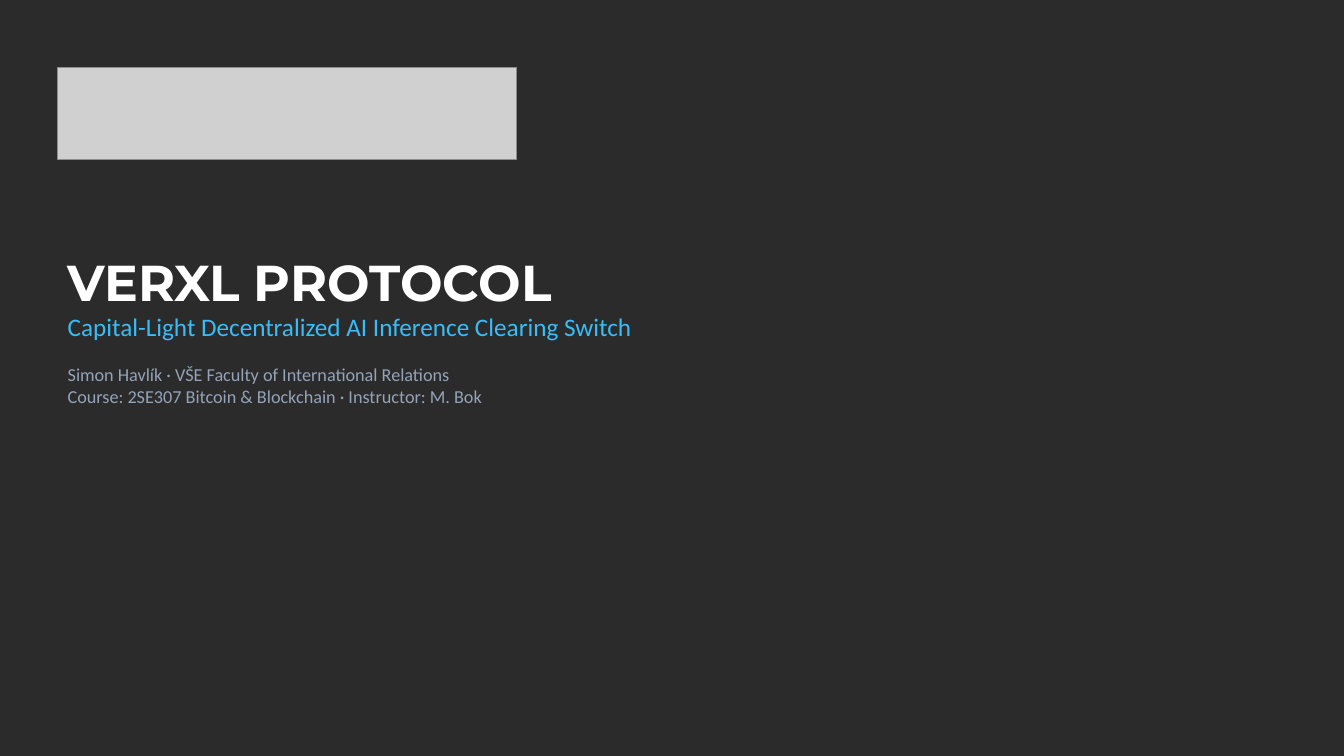
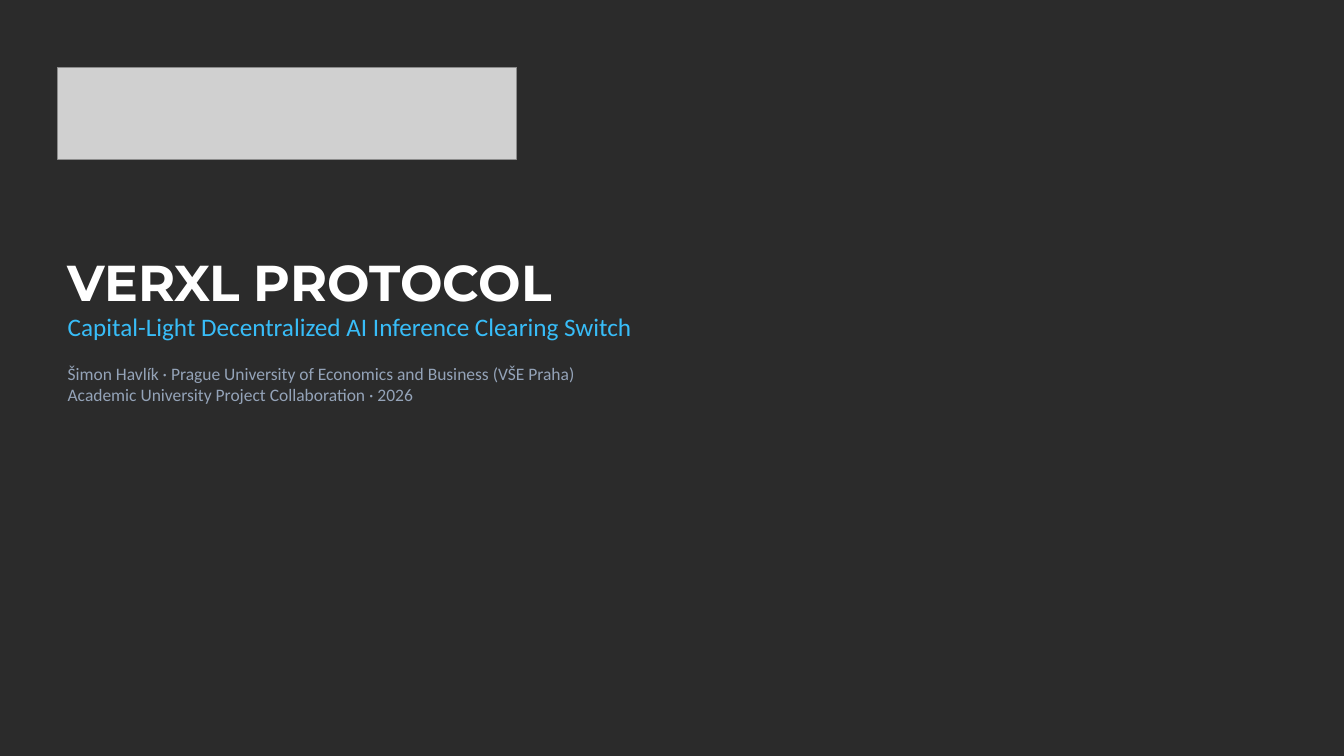
Before and after one commit to simonhavlik/verxl-protocol, a slide deck: slide 1 of Verxl_Protocol_Pitch_Presentation.pptx. Drawn at 1344x756 pixels with LibreOffice and Linux fonts; fonts in the diff are those of the drawing; grey boxes stand for pictures; background and template pictures are left out; a plain dark background stands for a picture behind light text. Boxes give left, top, right and bottom in pixels: in the first picture for what was removed or moved away, otherwise in the second. Text is boxed around its words. In the diff, an @@ line names an element or a change of style, - is before the commit and + after.

```diff
--- a/Verxl_Protocol_Pitch_Presentation.pptx
+++ b/Verxl_Protocol_Pitch_Presentation.pptx
@@ text at [68,365,574,404]: text changed; size 13 to 12.5 pt @@
-Simon Havlík · VŠE Faculty of International Relations
-Course: 2SE307 Bitcoin & Blockchain · Instructor: M. Bok
+Šimon Havlík · Prague University of Economics and Business (VŠE Praha)
+Academic University Project Collaboration · 2026
```
Also in this commit, not shown: 7 other slides changed, 3 other files.
